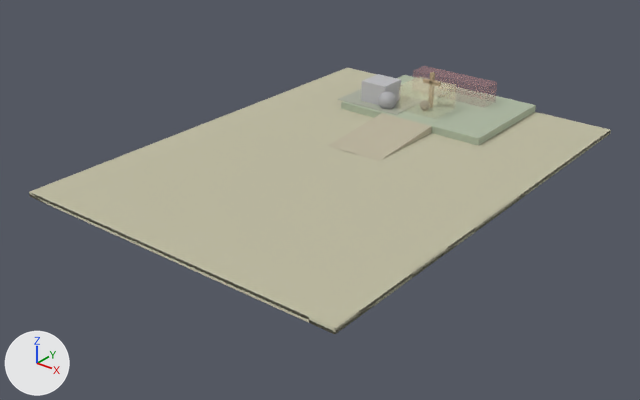
Renders of the glTF model assets/imported_scenes/cross_and_tomb.glb from each side of a commit.
Both versions are drawn from a camera (50 mm lens) standing at (60.9, -80.7, 43.2) and looking at (0.5, -5.2, -3.6). The axes (+X, +Y, +Z) are drawn at lower left. The lights are the same throughout. The picture after the commit comes second. Where no turn or scale is listed for an object, it has been applied to the vertices. Vertices at exactly the same position are counted once.

Names of what the first picture shows: 'ENV_Cross_Ground', 'ENV_Cross_HillPath', 'ENV_Cross_Hilltop', 'TRIGGER_CrossEvent', 'TRIGGER_DemoEnd', 'VIS_PROP_Cross', 'VIS_PROP_Cross.001', 'VIS_PROP_Tomb', 'VIS_PROP_Tomb.001' and 1 more.
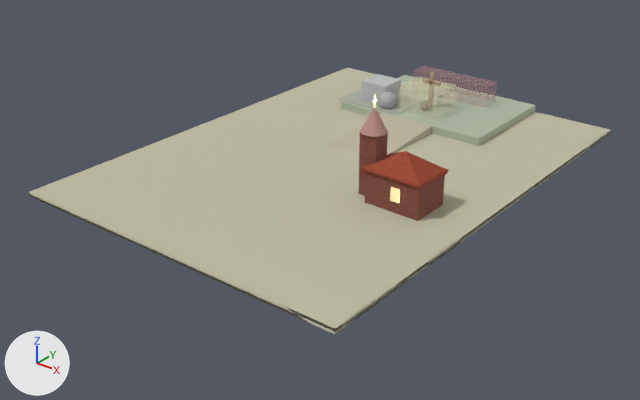
Location of each change, [x1, y1, x2, y2] in pixels of the pictures (640 x 400 px; the box of a moved part takes in the faces that stretch with it):
'VIS_PROP_Chapel', added (brown): after [365, 173, 445, 221]
'VIS_PROP_Chapel.002', added (red): after [362, 151, 449, 188]
'VIS_PROP_Chapel.003', added (brown): after [358, 131, 388, 196]
'VIS_PROP_Chapel.004', added: after [360, 108, 387, 137]
'VIS_PROP_Chapel.001', added: after [363, 153, 448, 190]
'VIS_PROP_Chapel.010', added: after [390, 187, 400, 203]
'VIS_PROP_Chapel.005', now drawn: after [373, 94, 376, 108]
part 1 of me_mesh_0, moved or reshaped: [62, 75, 592, 317] in both

What changed in the scene script:
```text
Change mat_material_4:
    remove # nodes: BsdfPrincipled, OutputMaterial
    remove # colours: beige #b39e81
    nodes: BsdfPrincipled, Mix, NormalMap, OutputMaterial, TexImage x2
    colours: white #ece7df
    uses the picture img_image_0
    uses the picture img_image_1
Change mat_material_5:
    remove # nodes: BsdfPrincipled, OutputMaterial
    remove # colours: light grey #bfbfc2
    nodes: BsdfPrincipled, Mix, NormalMap, OutputMaterial, TexImage x2
    colours: beige #e5bcad
    uses the picture img_image_2
    uses the picture img_image_3
Change mat_material_6:
    mat_material_6.base_color: (0.42, 0.42, 0.44) -> (0.5, 0.28, 0.24)  # grey #adadb1 -> pink #bc9086
Change mat_material_7:
    mat_material_7.base_color: (0.3, 0.26, 0.22) -> (0.96, 0.9, 0.6)  # grey #958b81 -> beige #faf3cb
    add mat_material_7.emission_strength = 1.0
Change me_mesh_0:
    where me_mesh_0.from_pydata(...)  # 672 vertices, 1340 faces; spans x -22.0..22.0, y -30.0..30.0, z -0.6..0.1
    me_mesh_0 part 1: 48 of the vertices in x -19.1..19.1, y -27.0..27.0, z -0.1..0.1 are scaled about their middle by (1, 1, -0.878)
Change me_mesh_6:
    where me_mesh_6.from_pydata(...)  # 24 vertices, 68 faces; spans x -2.0..2.0, y -2.0..2.0, z -1.5..1.5
    remove me_mesh_6.materials.append(mat_material_5)  # light grey #bfbfc2
    add me_mesh_6.materials.append(mat_material_13)  # light grey #bfbfc2
Add ob_vis_prop_chapel_010:
    ob_vis_prop_chapel_010 = bpy.data.objects.new('VIS_PROP_Chapel.010', me_mesh_14)  # a box spanning x -0.55..0.55, y -0.1..0.1, z -0.8..0.8; in mat_material_11 (beige #fff1cb, glowing beige #c4b381)
    ob_vis_prop_chapel_010.location = (13.5, -8.55, 2.2)
Add ob_vis_prop_chapel_004:
    ob_vis_prop_chapel_004 = bpy.data.objects.new('VIS_PROP_Chapel.004', me_mesh_8_1)  # 27 vertices, 48 faces; spans x -1.5..1.5, y -1.5..1.5, z -1.5..1.5; in mat_material_6 (pink #bc9086)
    ob_vis_prop_chapel_004.location = (8.7, -6.0, 9.0)
Add ob_vis_prop_chapel_003:
    ob_vis_prop_chapel_003 = bpy.data.objects.new('VIS_PROP_Chapel.003', me_mesh_7_1)  # a box spanning x -1.1..1.1, y -1.1..1.1, z -3.75..3.75
    ob_vis_prop_chapel_003.location = (8.7, -6.0, 3.75)
Add ob_vis_prop_chapel_002:
    ob_vis_prop_chapel_002 = bpy.data.objects.new('VIS_PROP_Chapel.002', me_mesh_6_1)  # 5 vertices, 6 faces; spans x -3.85..3.85, y -2.85..2.85, z -1.1..1.1
    ob_vis_prop_chapel_002.location = (13.0, -6.0, 5.2)
Add ob_vis_prop_chapel_001:
    ob_vis_prop_chapel_001 = bpy.data.objects.new('VIS_PROP_Chapel.001', me_mesh_5_1)  # a box spanning x -3.7..3.7, y -2.7..2.7, z -0.25..0.25
    ob_vis_prop_chapel_001.location = (13.0, -6.0, 4.05)
Add ob_vis_prop_chapel:
    ob_vis_prop_chapel = bpy.data.objects.new('VIS_PROP_Chapel', me_mesh_4_1)  # a box spanning x -3.5..3.5, y -2.5..2.5, z -2.0..2.0
    ob_vis_prop_chapel.location = (13.0, -6.0, 2.0)
```
